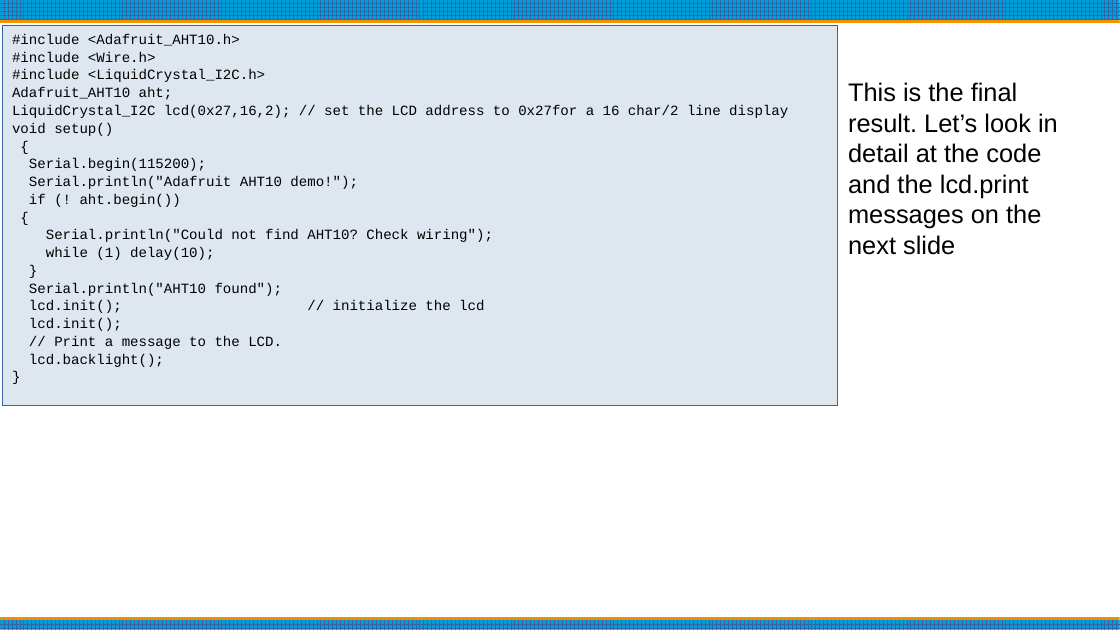
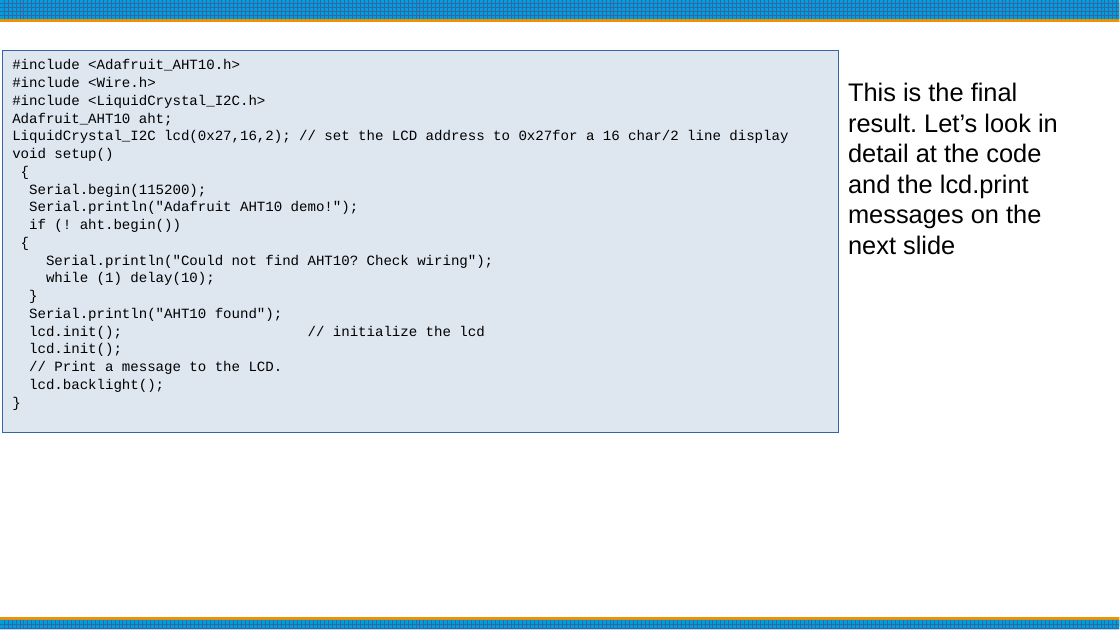
Before and after one commit to bpguy/gps_grid_sq_lcd, a slide deck: slide 20 of Arduino Basics.pptx. Drawn at 1120x630 pixels with LibreOffice and Linux fonts; fonts in the diff are those of the drawing. Boxes give left, top, right and bottom in pixels: in the first picture for what was removed or moved away, otherwise in the second. Text is boxed around its words. In the diff, an @@ line names an element or a change of style, - is before the commit and + after.

```diff
--- a/Arduino Basics.pptx
+++ b/Arduino Basics.pptx
@@ rectangle "#include <Adafruit_AHT10.h>": place and size @@
-rectangle "#include <Adafruit_AHT10.h>" at [2,25,838,406]
+rectangle "#include <Adafruit_AHT10.h>" at [2,51,838,432]
```
Also in this commit, not shown: 8 other slides changed, 9 other files.
